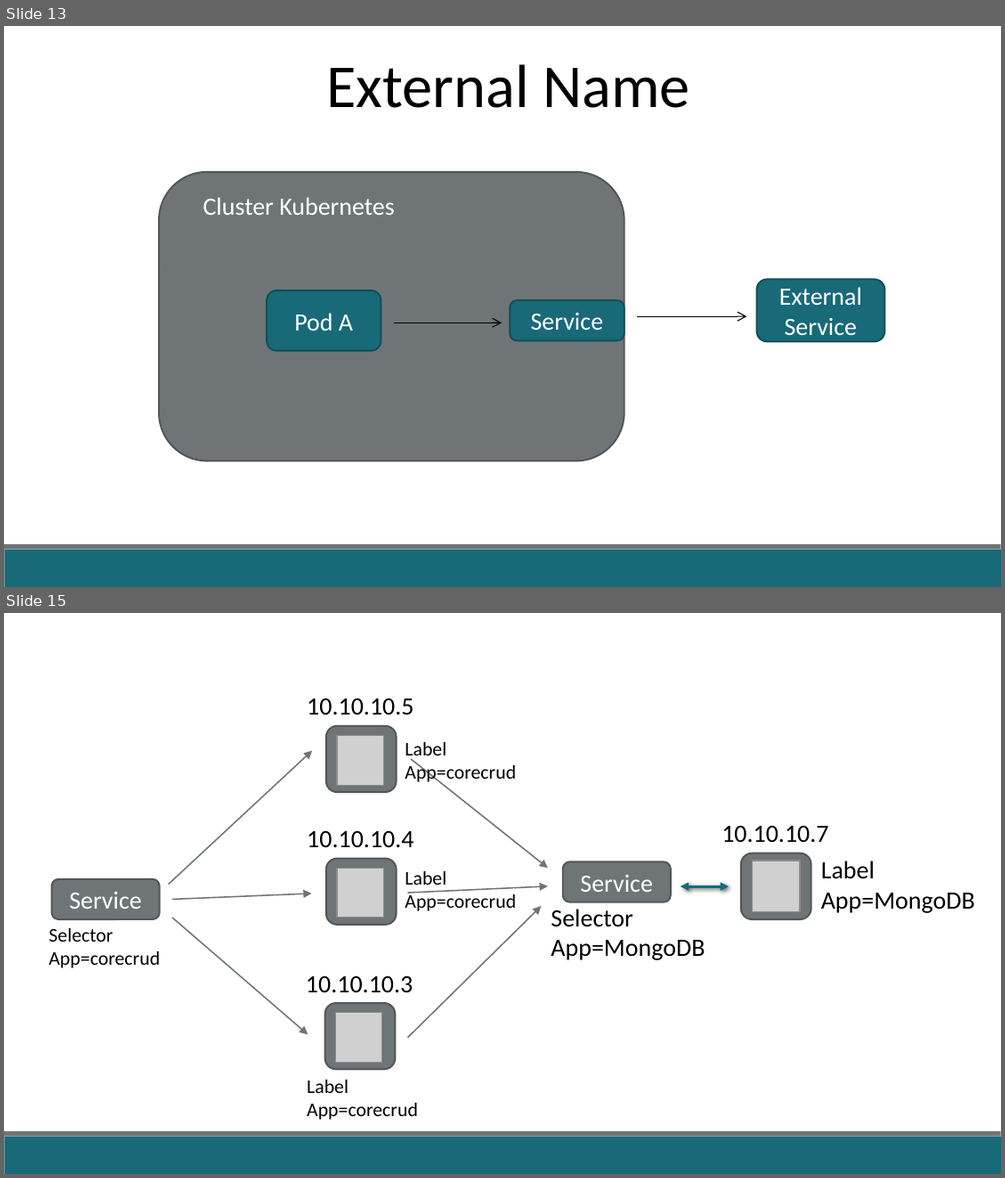
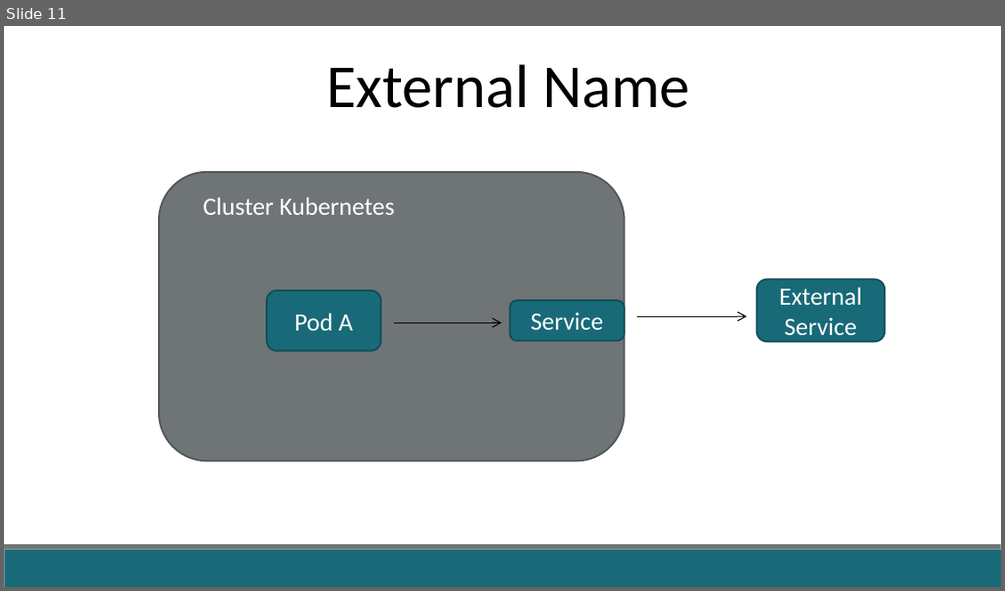
Before and after one commit to fabricioveronez/ApresentacaoAnatomiaDeployK8S, a slide deck: docs/AnatomiaDeployK8S.pptx. Shown one above the other, each under a label of ours: slides 13 and 15 before the commit, slide 11 after it; the slides between them are not shown. The pictures are 1005x1178 and 1005x591 pixels, drawn with LibreOffice and Linux fonts; fonts in the diff are those of the drawing; grey boxes stand for pictures. Boxes give left, top, right and bottom in pixels: in the first picture for what was removed or moved away, otherwise in the second. Text is boxed around its words. In the diff, an @@ line names an element or a change of style, - is before the commit and + after.

```diff
--- a/docs/AnatomiaDeployK8S.pptx
+++ b/docs/AnatomiaDeployK8S.pptx
@@ slide 15 removed at (4,613,1001,1174), background #FFFFFF; not listed: 2 template elements that a slide beside it also shows @@
@@ text removed at (307,698,413,715) @@
-10.10.10.5
@@ rounded rectangle removed at (326,726,396,791) @@
@@ picture removed at (337,736,384,786) @@
@@ text removed at (404,742,516,785) @@
-Label
-App=corecrud
@@ arrow removed from (169, 884) to (312, 751) @@
@@ arrow removed from (411, 759) to (547, 868) @@
@@ text removed at (307,831,413,847) @@
-10.10.10.4
@@ rounded rectangle removed at (52,879,160,919) @@
-Service
@@ rounded rectangle removed at (326,859,396,924) @@
@@ picture removed at (337,868,384,918) @@
@@ text removed at (404,871,516,911) @@
-Label
-App=corecrud
@@ rounded rectangle removed at (563,862,671,902) @@
-Service
@@ group removed at (721,826,975,919): 2 texts, 1 rounded rectangle, 1 picture @@
-10.10.10.7
-Label
-App=MongoDB
@@ arrow removed from (172, 899) to (312, 893) @@
@@ arrow removed from (408, 1038) to (542, 906) @@
@@ arrow removed from (408, 892) to (547, 886) @@
@@ double arrow removed from (680, 886) to (728, 886) @@
@@ text removed at (48,928,160,968) @@
-Selector
-App=corecrud
@@ arrow removed from (172, 917) to (308, 1035) @@
@@ text removed at (550,908,704,960) @@
-Selector
-App=MongoDB
@@ text removed at (306,976,413,993) @@
-10.10.10.3
@@ rounded rectangle removed at (325,1003,395,1069) @@
@@ picture removed at (336,1013,383,1062) @@
@@ text removed at (307,1079,418,1119) @@
-Label
-App=corecrud
@@ what was slide 13 is now slide 11 @@
```
Also in this commit, not shown: 3 slides changed, 1 slide added, 4 other slides removed, 12 other files.
